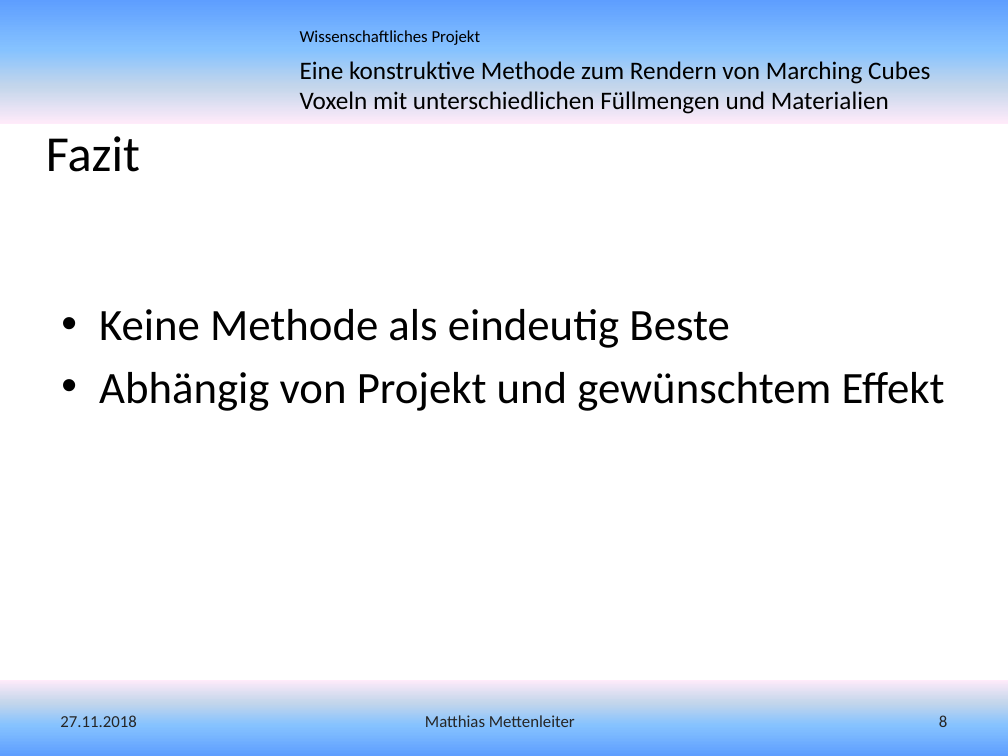
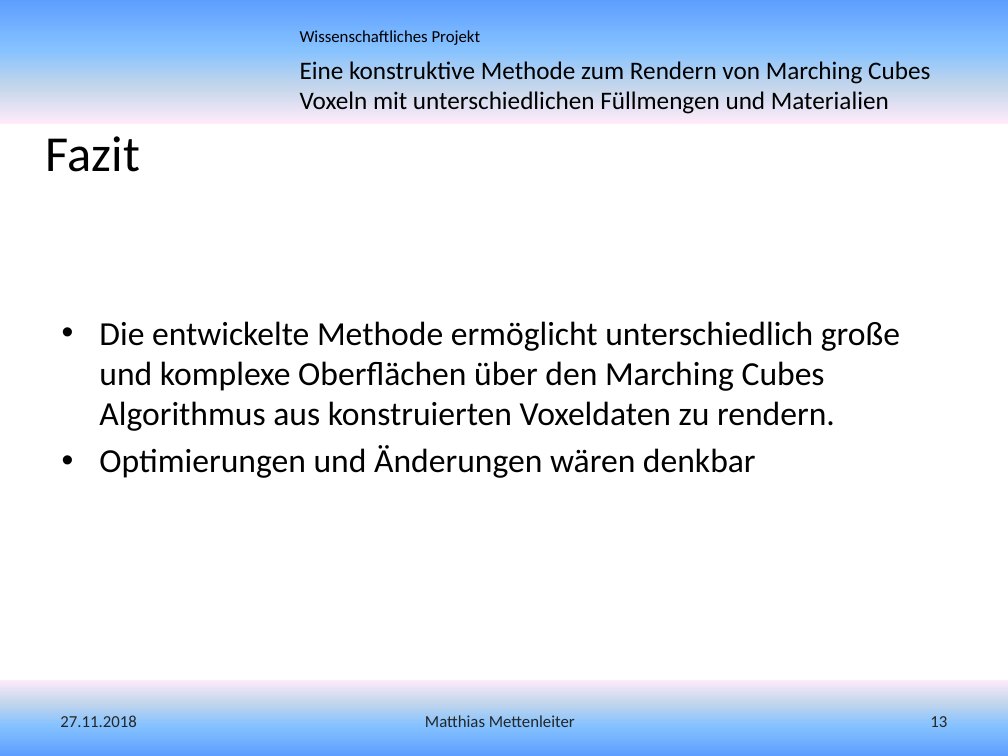
Before and after one commit to MMDaemon/MC_Paper, a slide deck: slide 13 of Vortrag - Eine konstruktive Methode zum Rendern von Marching Cubes Voxeln mit unterschiedlichen Füllmengen und Materialien.pptx (slide 8 before the commit). Drawn at 1008x756 pixels with LibreOffice and Linux fonts; fonts in the diff are those of the drawing; background and template pictures are left out. Boxes give left, top, right and bottom in pixels: in the first picture for what was removed or moved away, otherwise in the second. Text is boxed around its words. In the diff, an @@ line names an element or a change of style, - is before the commit and + after.

```diff
--- a/Vortrag - Eine konstruktive Methode zum Rendern von Marching Cubes Voxeln mit unterschiedlichen Füllmengen und Materialien.pptx
+++ b/Vortrag - Eine konstruktive Methode zum Rendern von Marching Cubes Voxeln mit unterschiedlichen Füllmengen und Materialien.pptx
@@ text at <box>99,321,900,478</box>: text changed; size 32 to 24 pt @@
-• Keine Methode als eindeutig Beste
-• Abhängig von Projekt und gewünschtem Effekt
+• Die entwickelte Methode ermöglicht unterschiedlich große und komplexe Oberflächen über den Marching Cubes Algorithmus aus konstruierten Voxeldaten zu rendern.
+• Optimierungen und Änderungen wären denkbar
@@ page number at <box>930,716,947,727</box>: text changed @@
-8
+13
```
Also in this commit, not shown: 6 other slides changed, 8 slides added, 1 slide removed, 10 other files.
